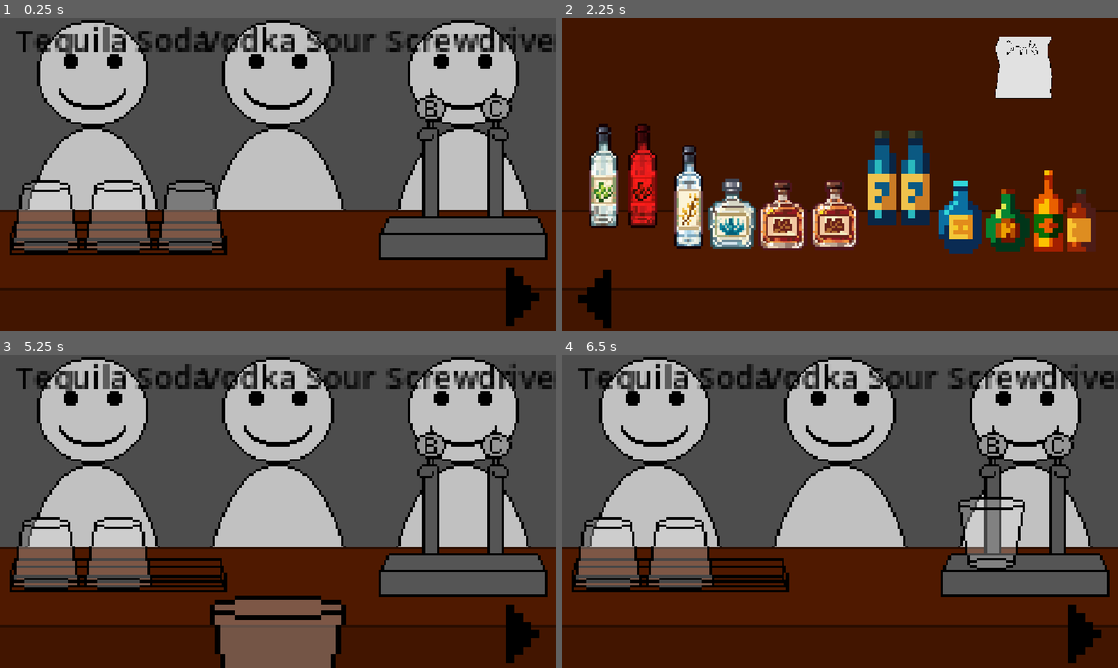
Above: before the commit, frames 1-4 (two rows, left to right).
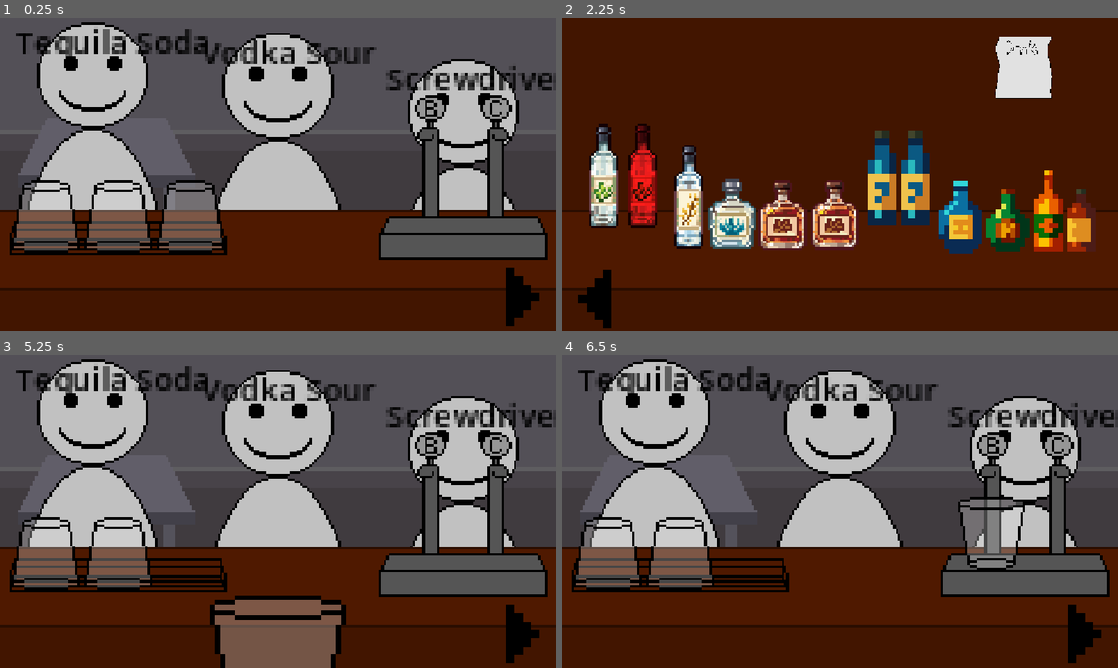
Above: after the commit, the same moments.

Repository: MJw0lf/ShiftGameJam
Game: Godot game, scene res://Scenes/test_scene.tscn
The game is run twice, just before and just after one commit, with the same random seed, the same clock (stepped at 60 frames per second) and the same inputs. Before the commit the project has no main scene; this scene is started directly in both runs.
Inputs (mouse positions are in pixels of both pictures, inside the frame that each line leads up to):
- Up to frame 1 (0.25 s): no input
- Up to frame 2 (2.25 s): click (1084, 296) at 0.5 s; click (595, 299) at 1.25 s; click (1084, 296) at 2 s
- Up to frame 3 (5.25 s): click (33, 636) at 2.75 s; click (522, 633) at 3.5 s; click (33, 636) at 4.25 s; tap Enter (ui_accept) at 5 s; move the mouse to (116, 555) at 5.02 s; click (116, 555) at 5.1 s
- Up to frame 4 (6.5 s): tap Enter (ui_accept) at 5.27, 5.75, 6.02 s; move the mouse to (984, 561) at 5.77 s; click (984, 561) at 5.85 s

The runs differ from the first frame. In frame 1, 15% of the frame differs, in the area x 2-100%, y 0-62%; in frame 2, nothing differs; in frame 3, 15%; in frame 4, 15%.

Commit message:
added somes bg and height diff

Diff:
--- a/Scenes/test_scene.tscn
+++ b/Scenes/test_scene.tscn
@@ -3,6 +3,7 @@
 [ext_resource type="Texture2D" uid="uid://bo23wgvy7trp4" path="res://Textures/Placeholder/Bar.png" id="1_3dogw"]
 [ext_resource type="Script" uid="uid://dev2xfbyrsafv" path="res://Scripts/scene_manager.gd" id="1_hb2xm"]
 [ext_resource type="PackedScene" uid="uid://bu0t37vw4fqcx" path="res://Objects/glass_rack.tscn" id="2_50ct6"]
+[ext_resource type="Texture2D" uid="uid://conyk3pmgj4ua" path="res://Textures/objects/background.png" id="3_0g4ye"]
 [ext_resource type="PackedScene" uid="uid://dksqg4ncm2cfu" path="res://Objects/taps.tscn" id="4_hb2xm"]
 [ext_resource type="PackedScene" uid="uid://c2oxsrmqrgy2s" path="res://Objects/Alcohol/white_wine.tscn" id="5_ak5v8"]
 [ext_resource type="Script" uid="uid://cx866sb0lsyor" path="res://Scripts/camera_controller.gd" id="5_rdbpf"]
@@ -23,7 +24,23 @@
 [node name="TestScene" type="Node2D" unique_id=1980446807]
 script = ExtResource("1_hb2xm")
 
-[node name="Background" type="Sprite2D" parent="." unique_id=1745237104]
+[node name="backgrounds" type="Node2D" parent="." unique_id=1756834336]
+
+[node name="backgroundLeft" type="Parallax2D" parent="backgrounds" unique_id=383831776]
+z_index = -1
+texture_filter = 1
+scale = Vector2(5, 5)
+scroll_offset = Vector2(5.9999995, 3.9999998)
+repeat_size = Vector2(230, 0)
+repeat_times = 2
+follow_viewport = false
+ignore_camera_scroll = true
+
+[node name="Sprite2D" type="Sprite2D" parent="backgrounds/backgroundLeft" unique_id=2018129644]
+position = Vector2(462.4, 32.399998)
+texture = ExtResource("3_0g4ye")
+
+[node name="backgroundRight2" type="Sprite2D" parent="backgrounds" unique_id=239861857]
 position = Vector2(1799, -3.0000372)
 scale = Vector2(5.6260867, 12.764706)
 texture = ExtResource("1_3dogw")
--- a/Scripts/scene_manager.gd
+++ b/Scripts/scene_manager.gd
@@ -9,7 +9,9 @@
 var camera : Camera2D
 
 var people : Array[Sprite2D] = []
-const people_pos : Array[Vector2] = [Vector2(192, 325), Vector2(576, 325), Vector2(960, 325)]
+#height from 325 to 525 inclusive
+#hint to self: Y axis starts from TOP OF SCREEN
+var people_pos : Array[Vector2] = [Vector2(192, randi_range(325,425)), Vector2(576, randi_range(325,425)), Vector2(960, randi_range(325,425))]
 @onready var person_instance : PackedScene = preload("res://Objects/person.tscn")
 
 var clicked : bool = false
@@ -102,6 +104,7 @@
 		var add_person : Sprite2D = person_instance.instantiate()
 		add_child(add_person)
 		add_person.position = pos
+		add_person.z_index = -1 #the background was appearing in front of characters
 		people.push_back(add_person)
 
 func camera_moved(new_pos : Vector2) -> void:
--- a/project.godot
+++ b/project.godot
@@ -11,6 +11,7 @@
 [application]
 
 config/name="Shift"
+run/main_scene="uid://ckvuy57jujiom"
 config/features=PackedStringArray("4.7", "GL Compatibility")
 config/icon="res://icon.svg"
 
Not shown, added: Textures/characters/character_base.png.import
Not shown, added: Textures/characters/character_eyes.png.import
Not shown, added: Textures/characters/character_hair.png.import
Not shown, added: Textures/characters/character_inside_clothes.png.import
Not shown, added: Textures/characters/character_jaw.png.import
Not shown, added: Textures/characters/character_mouth.png.import
Not shown, added: Textures/characters/character_outside_clothes.png.import
Binary file added: Textures/objects/background.aseprite
Binary file added: Textures/objects/background.png
Not shown, added: Textures/objects/background.png.import
